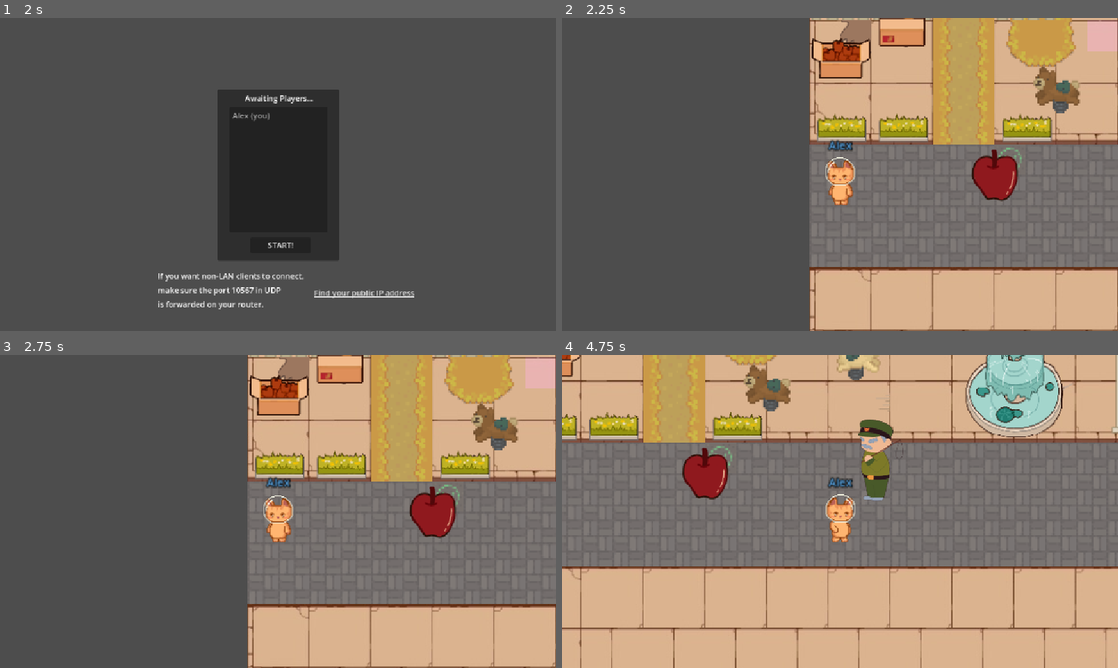
Above: before the commit, frames 1-4 (two rows, left to right).
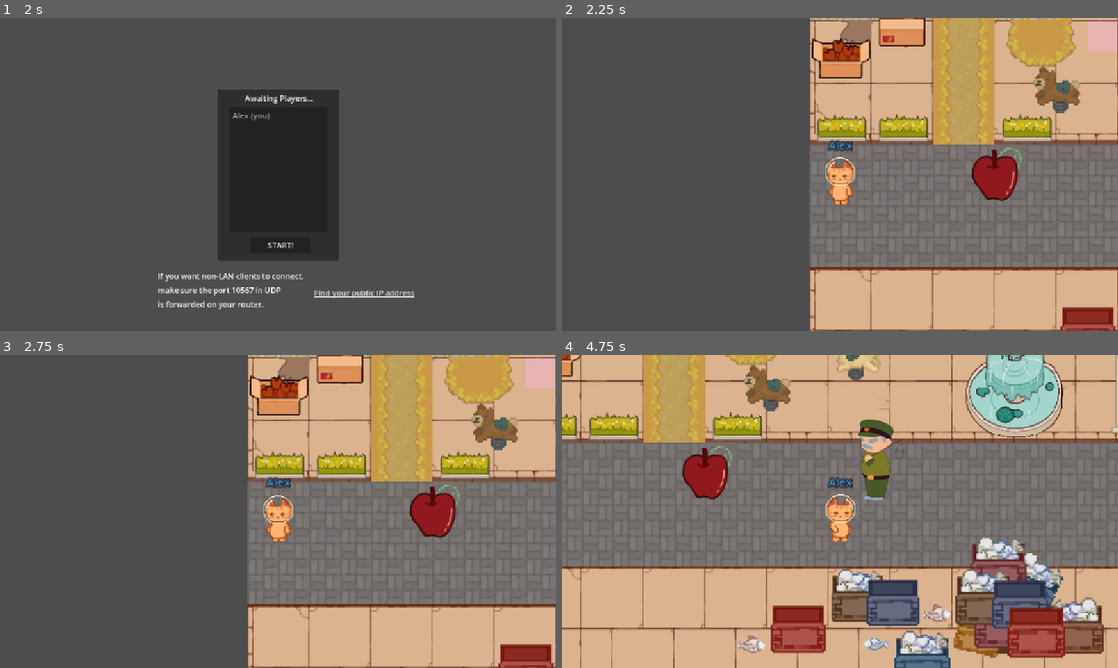
Above: after the commit, the same moments.

Repository: Lambozhuang/project-cats
Game: Godot game, scene res://lobby.tscn
Same seed, same stepped clock (60 frames per second), same inputs: the game is played once before the commit and once after it.
Inputs (mouse positions are in pixels of both pictures, inside the frame that each line leads up to):
- Up to frame 1 (2 s): click (255, 158) at 0.52 s; type "Alex" at 0.6 s; click "Host" at 1.25 s
- Up to frame 2 (2.25 s): click "START!" at 2 s
- Up to frame 3 (2.75 s): no input
- Up to frame 4 (4.75 s): hold Right (move_right) 2.78-3.53 s; tap G (carry) at 2.85, 3.6, 4.35 s; hold Down (move_down) 3.53-4.28 s; hold Right (move_right) from 4.28 s (still down)

Frame 1 is identical in both runs. In frame 2, 0.7% of the frame differs, in the area x 89-100%, y 92-100%; in frame 3, 0.7%; in frame 4, 13%, in the area x 31-98%, y 58-100%.

Commit message:
rename /Assets -> /assets

Diff:
--- a/assets/sprites/cats/Bob/Bob_anim.tres
+++ b/assets/sprites/cats/Bob/Bob_anim.tres
@@ -1,7 +1,7 @@
 [gd_resource type="SpriteFrames" load_steps=3 format=3 uid="uid://clr3uijv3giuc"]
 
-[ext_resource type="Texture2D" uid="uid://bfmfeshhiyplu" path="res://Assets/sprites/cats/Bob/Idle/Bob_frame1.png" id="1_hwk4o"]
-[ext_resource type="Texture2D" uid="uid://d0y70qinn8pyi" path="res://Assets/sprites/cats/Bob/Idle/Bob_frame2.png" id="2_a833m"]
+[ext_resource type="Texture2D" uid="uid://bfmfeshhiyplu" path="res://assets/sprites/cats/Bob/Idle/Bob_frame1.png" id="1_hwk4o"]
+[ext_resource type="Texture2D" uid="uid://d0y70qinn8pyi" path="res://assets/sprites/cats/Bob/Idle/Bob_frame2.png" id="2_a833m"]
 
 [resource]
 animations = [{
--- a/assets/sprites/cats/Rupert/Rupert_anim.tres
+++ b/assets/sprites/cats/Rupert/Rupert_anim.tres
@@ -1,10 +1,10 @@
 [gd_resource type="SpriteFrames" load_steps=6 format=3 uid="uid://bdt1nvhwcxpm8"]
 
-[ext_resource type="Texture2D" uid="uid://8gi4nssejema" path="res://Assets/sprites/cats/Rupert/Idle/Rupert_frame1.png" id="1_ni3qu"]
-[ext_resource type="Texture2D" uid="uid://crv8314e7afsn" path="res://Assets/sprites/cats/Rupert/Idle/Rupert_frame2.png" id="2_brxwx"]
-[ext_resource type="Texture2D" uid="uid://ddkf158gynss" path="res://Assets/sprites/cats/Rupert/Walk/Rupert_walk_1and3.png" id="3_bmgqh"]
-[ext_resource type="Texture2D" uid="uid://cra4rdisgnvxd" path="res://Assets/sprites/cats/Rupert/Walk/Rupert_walk2.png" id="4_6x24m"]
-[ext_resource type="Texture2D" uid="uid://cbtloe3v56w4y" path="res://Assets/sprites/cats/Rupert/Walk/Rupert_walk4.png" id="5_egmkh"]
+[ext_resource type="Texture2D" uid="uid://8gi4nssejema" path="res://assets/sprites/cats/Rupert/Idle/Rupert_frame1.png" id="1_ni3qu"]
+[ext_resource type="Texture2D" uid="uid://crv8314e7afsn" path="res://assets/sprites/cats/Rupert/Idle/Rupert_frame2.png" id="2_brxwx"]
+[ext_resource type="Texture2D" uid="uid://ddkf158gynss" path="res://assets/sprites/cats/Rupert/Walk/Rupert_walk_1and3.png" id="3_bmgqh"]
+[ext_resource type="Texture2D" uid="uid://cra4rdisgnvxd" path="res://assets/sprites/cats/Rupert/Walk/Rupert_walk2.png" id="4_6x24m"]
+[ext_resource type="Texture2D" uid="uid://cbtloe3v56w4y" path="res://assets/sprites/cats/Rupert/Walk/Rupert_walk4.png" id="5_egmkh"]
 
 [resource]
 animations = [{
--- a/assets/tilesets/level1.tres
+++ b/assets/tilesets/level1.tres
@@ -1,25 +1,136 @@
-[gd_resource type="TileSet" load_steps=41 format=3 uid="uid://6vyabwpm5mnj"]
+[gd_resource type="TileSet" load_steps=51 format=3 uid="uid://6vyabwpm5mnj"]
 
-[ext_resource type="Texture2D" uid="uid://l4t75bn32pxi" path="res://Assets/global2.png" id="1_3e7s2"]
-[ext_resource type="Texture2D" uid="uid://m5xqcg5bjgaq" path="res://Assets/original source/breakbricks1.png" id="2_yrldv"]
-[ext_resource type="Texture2D" uid="uid://dg4qnrdhy2xjv" path="res://Assets/original source/umbrella1.png" id="3_jbf6i"]
-[ext_resource type="Texture2D" uid="uid://wl4kywtv65ix" path="res://Assets/original source/umbrella2.png" id="4_tt3cw"]
-[ext_resource type="Texture2D" uid="uid://dnskquavhum31" path="res://Assets/original source/box3.png" id="5_0v7vl"]
-[ext_resource type="Texture2D" uid="uid://bx0q5xu8mhi4m" path="res://Assets/original source/dots1.png" id="5_5gnxa"]
-[ext_resource type="Texture2D" uid="uid://bqfopmh54l3ee" path="res://Assets/original source/dots2.png" id="6_f76nv"]
-[ext_resource type="Texture2D" uid="uid://ctiq5nbvmx1rx" path="res://Assets/original source/brick3.jpg" id="6_mic18"]
-[ext_resource type="Texture2D" uid="uid://bubpwvfy044gs" path="res://Assets/original source/scratch1.png" id="7_7qqgy"]
-[ext_resource type="Texture2D" uid="uid://bcq3tqagybe6o" path="res://Assets/original source/bricks2.PNG" id="7_reeyr"]
-[ext_resource type="Texture2D" uid="uid://cby5xdvuf453x" path="res://Assets/original source/grass1.png" id="8_224gj"]
-[ext_resource type="Texture2D" uid="uid://ukntpqcl17jc" path="res://Assets/original source/desert1.PNG" id="8_irmjj"]
-[ext_resource type="Texture2D" uid="uid://dp0phu50detn0" path="res://Assets/original source/grasss1.png" id="9_bscff"]
-[ext_resource type="Texture2D" uid="uid://by8wu72da7w1j" path="res://Assets/original source/flag1.png" id="9_fdr14"]
-[ext_resource type="Texture2D" uid="uid://uao61x3386wl" path="res://Assets/original source/fountain.png" id="10_60e2c"]
-[ext_resource type="Texture2D" uid="uid://d1sgw73bbr76y" path="res://Assets/original source/benches1.PNG" id="11_o8wxp"]
-[ext_resource type="Texture2D" uid="uid://b6pjtqj65qg68" path="res://Assets/original source/fruitshop1.png" id="12_1ecc0"]
-[ext_resource type="Texture2D" uid="uid://bed86ch57fh7x" path="res://Assets/original source/IMG_1667.jpg" id="13_4b4ho"]
-[ext_resource type="Texture2D" uid="uid://wcuiy4ajgtoo" path="res://Assets/original source/box1.png" id="14_cef4r"]
-[ext_resource type="Texture2D" uid="uid://nnn5fxqbvf5o" path="res://Assets/original source/box2.png" id="19_f562t"]
+[ext_resource type="Texture2D" uid="uid://l4t75bn32pxi" path="res://assets/global2.png" id="1_3e7s2"]
+[ext_resource type="Texture2D" uid="uid://bjgiaddjgf51y" path="res://assets/original source/brick4.jpg" id="1_dk7a0"]
+[ext_resource type="Texture2D" uid="uid://dew7fgthbkniu" path="res://assets/original source/fish.png" id="2_jlmg6"]
+[ext_resource type="Texture2D" uid="uid://m5xqcg5bjgaq" path="res://assets/original source/breakbricks1.png" id="2_yrldv"]
+[ext_resource type="Texture2D" uid="uid://dg4qnrdhy2xjv" path="res://assets/original source/umbrella1.png" id="3_jbf6i"]
+[ext_resource type="Texture2D" uid="uid://wl4kywtv65ix" path="res://assets/original source/umbrella2.png" id="4_tt3cw"]
+[ext_resource type="Texture2D" uid="uid://dnskquavhum31" path="res://assets/original source/box3.png" id="5_0v7vl"]
+[ext_resource type="Texture2D" uid="uid://bx0q5xu8mhi4m" path="res://assets/original source/dots1.png" id="5_5gnxa"]
+[ext_resource type="Texture2D" uid="uid://bqfopmh54l3ee" path="res://assets/original source/dots2.png" id="6_f76nv"]
+[ext_resource type="Texture2D" uid="uid://ctiq5nbvmx1rx" path="res://assets/original source/brick3.jpg" id="6_mic18"]
+[ext_resource type="Texture2D" uid="uid://bubpwvfy044gs" path="res://assets/original source/scratch1.png" id="7_7qqgy"]
+[ext_resource type="Texture2D" uid="uid://bcq3tqagybe6o" path="res://assets/original source/bricks2.PNG" id="7_reeyr"]
+[ext_resource type="Texture2D" uid="uid://cby5xdvuf453x" path="res://assets/original source/grass1.png" id="8_224gj"]
+[ext_resource type="Texture2D" uid="uid://ukntpqcl17jc" path="res://assets/original source/desert1.PNG" id="8_irmjj"]
+[ext_resource type="Texture2D" uid="uid://dp0phu50detn0" path="res://assets/original source/grasss1.png" id="9_bscff"]
+[ext_resource type="Texture2D" uid="uid://by8wu72da7w1j" path="res://assets/original source/flag1.png" id="9_fdr14"]
+[ext_resource type="Texture2D" uid="uid://uao61x3386wl" path="res://assets/original source/fountain.png" id="10_60e2c"]
+[ext_resource type="Texture2D" uid="uid://d1sgw73bbr76y" path="res://assets/original source/benches1.PNG" id="11_o8wxp"]
+[ext_resource type="Texture2D" uid="uid://b6pjtqj65qg68" path="res://assets/original source/fruitshop1.png" id="12_1ecc0"]
+[ext_resource type="Texture2D" uid="uid://bed86ch57fh7x" path="res://assets/original source/IMG_1667.jpg" id="13_4b4ho"]
+[ext_resource type="Texture2D" uid="uid://wcuiy4ajgtoo" path="res://assets/original source/box1.png" id="14_cef4r"]
+[ext_resource type="Texture2D" uid="uid://b1cywye4w6sar" path="res://assets/original source/ladder2.png" id="16_0r1wg"]
+[ext_resource type="Texture2D" uid="uid://lj72trohkwkv" path="res://assets/original source/ladder5.png" id="17_u1r2j"]
+[ext_resource type="Texture2D" uid="uid://dry7cnufwlcf4" path="res://assets/original source/ladder.png" id="18_ijc2u"]
+[ext_resource type="Texture2D" uid="uid://nnn5fxqbvf5o" path="res://assets/original source/box2.png" id="19_f562t"]
+
+[sub_resource type="TileSetAtlasSource" id="TileSetAtlasSource_jpp5y"]
+texture = ExtResource("1_dk7a0")
+texture_region_size = Vector2i(32, 32)
+0:0/0 = 0
+1:0/0 = 0
+2:0/0 = 0
+3:0/0 = 0
+4:0/0 = 0
+5:0/0 = 0
+0:1/0 = 0
+1:1/0 = 0
+2:1/0 = 0
+3:1/0 = 0
+4:1/0 = 0
+5:1/0 = 0
+0:2/0 = 0
+1:2/0 = 0
+2:2/0 = 0
+3:2/0 = 0
+4:2/0 = 0
+5:2/0 = 0
+0:3/0 = 0
+1:3/0 = 0
+2:3/0 = 0
+3:3/0 = 0
+4:3/0 = 0
+5:3/0 = 0
+0:4/0 = 0
+1:4/0 = 0
+2:4/0 = 0
+3:4/0 = 0
+4:4/0 = 0
+5:4/0 = 0
+0:5/0 = 0
+1:5/0 = 0
+2:5/0 = 0
+3:5/0 = 0
+4:5/0 = 0
+5:5/0 = 0
+
+[sub_resource type="TileSetAtlasSource" id="TileSetAtlasSource_5gbf2"]
+texture = ExtResource("2_jlmg6")
+texture_region_size = Vector2i(32, 32)
+0:0/0 = 0
+1:0/0 = 0
+2:0/0 = 0
+3:0/0 = 0
+4:0/0 = 0
+5:0/0 = 0
+6:0/0 = 0
+0:1/0 = 0
+1:1/0 = 0
+4:1/0 = 0
+6:1/0 = 0
+7:1/0 = 0
+8:1/0 = 0
+9:1/0 = 0
+0:2/0 = 0
+1:2/0 = 0
+2:2/0 = 0
+3:2/0 = 0
+6:2/0 = 0
+7:2/0 = 0
+8:2/0 = 0
+9:2/0 = 0
+4:3/0 = 0
+5:3/0 = 0
+6:3/0 = 0
+7:3/0 = 0
+8:3/0 = 0
+0:4/0 = 0
+1:4/0 = 0
+2:4/0 = 0
+3:4/0 = 0
+4:4/0 = 0
+5:4/0 = 0
+6:4/0 = 0
+7:4/0 = 0
+8:4/0 = 0
+0:5/0 = 0
+1:5/0 = 0
+2:5/0 = 0
+3:5/0 = 0
+6:5/0 = 0
+7:5/0 = 0
+0:6/0 = 0
+1:6/0 = 0
+2:6/0 = 0
+3:6/0 = 0
+4:6/0 = 0
+6:6/0 = 0
+7:6/0 = 0
+0:7/0 = 0
+1:7/0 = 0
+2:7/0 = 0
+3:7/0 = 0
+4:7/0 = 0
+6:7/0 = 0
+7:7/0 = 0
+8:7/0 = 0
+9:7/0 = 0
+6:8/0 = 0
+7:8/0 = 0
+8:8/0 = 0
+9:8/0 = 0
 
 [sub_resource type="TileSetAtlasSource" id="TileSetAtlasSource_kq1c5"]
 texture = ExtResource("1_3e7s2")
@@ -12943,6 +13054,25 @@
 4:5/0 = 0
 5:5/0 = 0
 
+[sub_resource type="TileSetAtlasSource" id="TileSetAtlasSource_44hnj"]
+texture = ExtResource("16_0r1wg")
+texture_region_size = Vector2i(32, 32)
+1:0/0 = 0
+0:1/0 = 0
+1:1/0 = 0
+
+[sub_resource type="TileSetAtlasSource" id="TileSetAtlasSource_gr06o"]
+texture = ExtResource("17_u1r2j")
+texture_region_size = Vector2i(32, 32)
+0:0/0 = 0
+
+[sub_resource type="TileSetAtlasSource" id="TileSetAtlasSource_wsdbf"]
+texture = ExtResource("18_ijc2u")
+texture_region_size = Vector2i(32, 32)
+1:0/0 = 0
+0:1/0 = 0
+1:1/0 = 0
+
 [sub_resource type="TileSetAtlasSource" id="TileSetAtlasSource_4p3x3"]
 texture = ExtResource("14_cef4r")
 texture_region_size = Vector2i(32, 32)
@@ -13042,3 +13172,8 @@
 sources/19 = SubResource("TileSetAtlasSource_ap60f")
 sources/20 = SubResource("TileSetAtlasSource_ksv7i")
 sources/21 = SubResource("TileSetAtlasSource_5ha4c")
+sources/0 = SubResource("TileSetAtlasSource_jpp5y")
+sources/1 = SubResource("TileSetAtlasSource_5gbf2")
+sources/22 = SubResource("TileSetAtlasSource_44hnj")
+sources/23 = SubResource("TileSetAtlasSource_gr06o")
+sources/24 = SubResource("TileSetAtlasSource_wsdbf")
--- a/item.tscn
+++ b/item.tscn
@@ -1,7 +1,7 @@
 [gd_scene load_steps=5 format=3 uid="uid://hibqxwj4bwo3"]
 
 [ext_resource type="Script" uid="uid://wy1t8pvxjn7q" path="res://item.gd" id="1_ttk8k"]
-[ext_resource type="Texture2D" uid="uid://b12k4wkdl5041" path="res://Assets/sprites/items/apple.PNG" id="2_ttk8k"]
+[ext_resource type="Texture2D" uid="uid://b12k4wkdl5041" path="res://assets/sprites/items/apple.PNG" id="2_ttk8k"]
 
 [sub_resource type="SceneReplicationConfig" id="SceneReplicationConfig_ttk8k"]
 properties/0/path = NodePath(".:synced_position")
--- a/player.tscn
+++ b/player.tscn
@@ -1,8 +1,8 @@
 [gd_scene load_steps=10 format=3 uid="uid://dvscac4fx2trn"]
 
 [ext_resource type="Script" uid="uid://cb5wl1h7r5ucn" path="res://player.gd" id="1_onrkg"]
-[ext_resource type="Texture2D" uid="uid://8gi4nssejema" path="res://Assets/sprites/cats/Rupert/Idle/Rupert_frame1.png" id="2_i3pqv"]
-[ext_resource type="SpriteFrames" uid="uid://bdt1nvhwcxpm8" path="res://Assets/sprites/cats/Rupert/Rupert_anim.tres" id="3_hqtel"]
+[ext_resource type="Texture2D" uid="uid://8gi4nssejema" path="res://assets/sprites/cats/Rupert/Idle/Rupert_frame1.png" id="2_i3pqv"]
+[ext_resource type="SpriteFrames" uid="uid://bdt1nvhwcxpm8" path="res://assets/sprites/cats/Rupert/Rupert_anim.tres" id="3_hqtel"]
 [ext_resource type="Script" uid="uid://d2e630ro1y8k2" path="res://player_controls.gd" id="3_i3pqv"]
 
 [sub_resource type="CapsuleShape2D" id="CapsuleShape2D_onrkg"]
--- a/villain.tscn
+++ b/villain.tscn
@@ -1,7 +1,7 @@
 [gd_scene load_steps=4 format=3 uid="uid://daxom7074rqp3"]
 
 [ext_resource type="Script" uid="uid://2kk2vfkelymc" path="res://villain.gd" id="1_hig5a"]
-[ext_resource type="Texture2D" uid="uid://8fxile8qg75i" path="res://Assets/sprites/villains/cop.PNG" id="2_hig5a"]
+[ext_resource type="Texture2D" uid="uid://8fxile8qg75i" path="res://assets/sprites/villains/cop.PNG" id="2_hig5a"]
 
 [sub_resource type="CapsuleShape2D" id="CapsuleShape2D_hig5a"]
 radius = 12.0
Not shown, changed: assets/IMG_1650.PNG.import
Not shown, changed: assets/global-1.png.import
Not shown, changed: assets/global-2.png.import
Not shown, changed: assets/global2.png.import
Not shown, changed: assets/items_inventory 2.png.import
Not shown, changed: assets/original source/IMG_1667.jpg.import
Not shown, changed: assets/original source/benches1.PNG.import
Not shown, changed: assets/original source/box1.png.import
Not shown, changed: assets/original source/box2.png.import
Not shown, changed: assets/original source/box3.png.import
Not shown, changed: assets/original source/breakbricks1.png.import
Not shown, changed: assets/original source/brick3.jpg.import
(and 64 more such lines)
